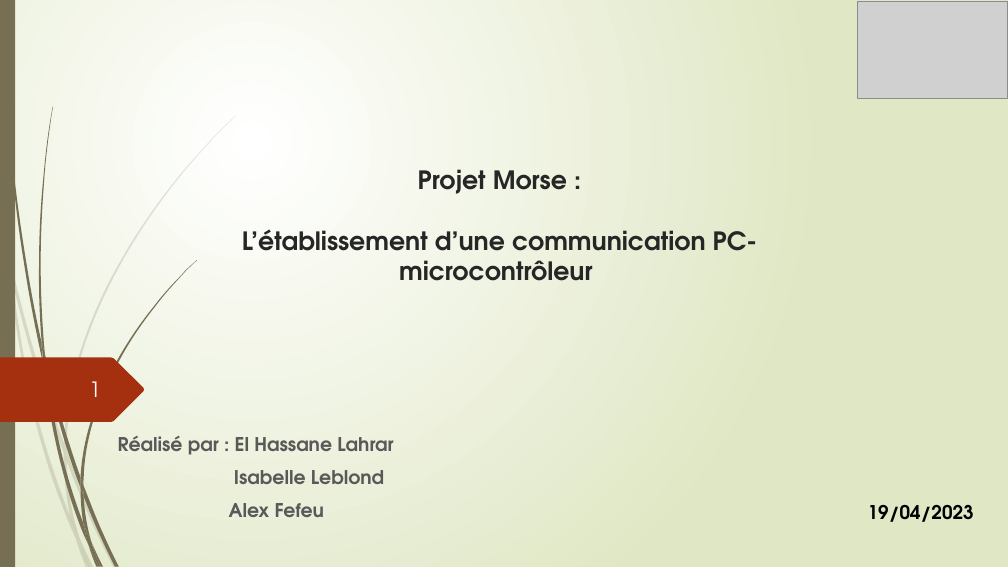
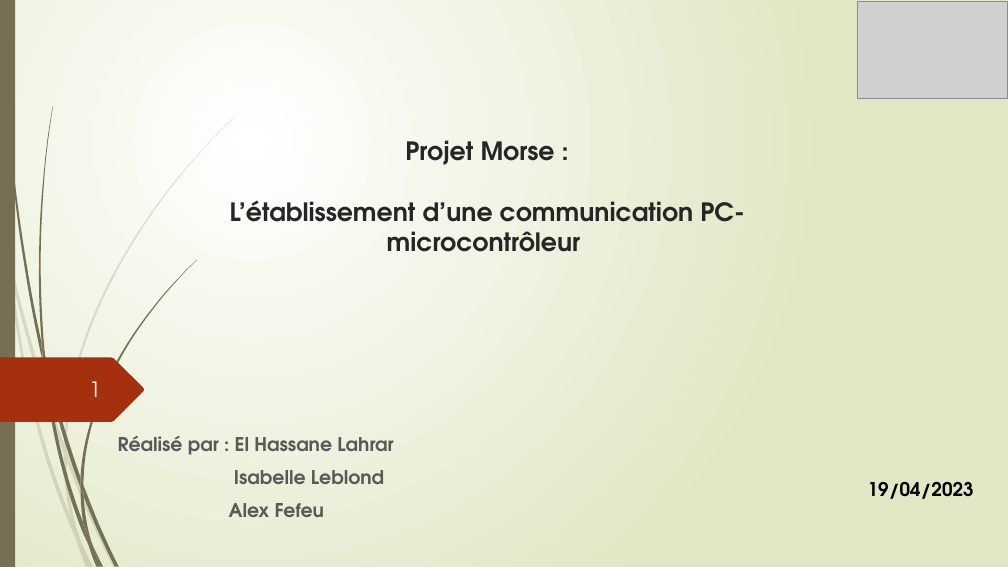
Before and after one commit to FufuAkuseru/TP-morse, a slide deck: slide 1 of Projet Morse.pptx. Drawn at 1008x567 pixels with LibreOffice and Linux fonts; fonts in the diff are those of the drawing; grey boxes stand for pictures. Boxes give left, top, right and bottom in pixels: in the first picture for what was removed or moved away, otherwise in the second. Text is boxed around its words. In the diff, an @@ line names an element or a change of style, - is before the commit and + after.

```diff
--- a/Projet Morse.pptx
+++ b/Projet Morse.pptx
@@ title "Projet Morse : L’établissement d’une ...": place and size @@
-title "Projet Morse : L’établissement d’une ..." at bbox=[242, 169, 757, 281]
+title "Projet Morse : L’établissement d’une ..." at bbox=[230, 140, 744, 252]
@@ text "19/04/2023": place and size @@
-text "19/04/2023" at bbox=[868, 505, 974, 522]
+text "19/04/2023" at bbox=[868, 482, 974, 499]
```
Also in this commit, not shown: 2 other slides changed, 4 slides added, 4 slides removed.
